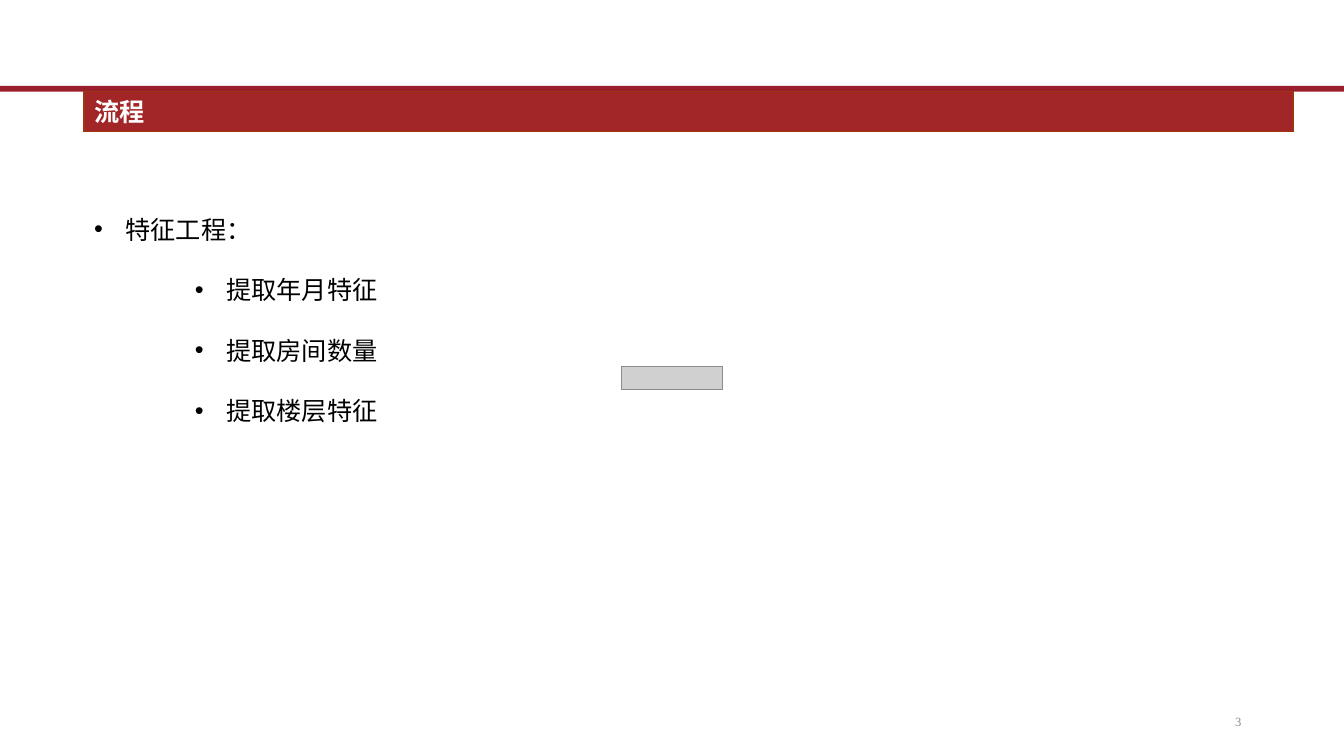
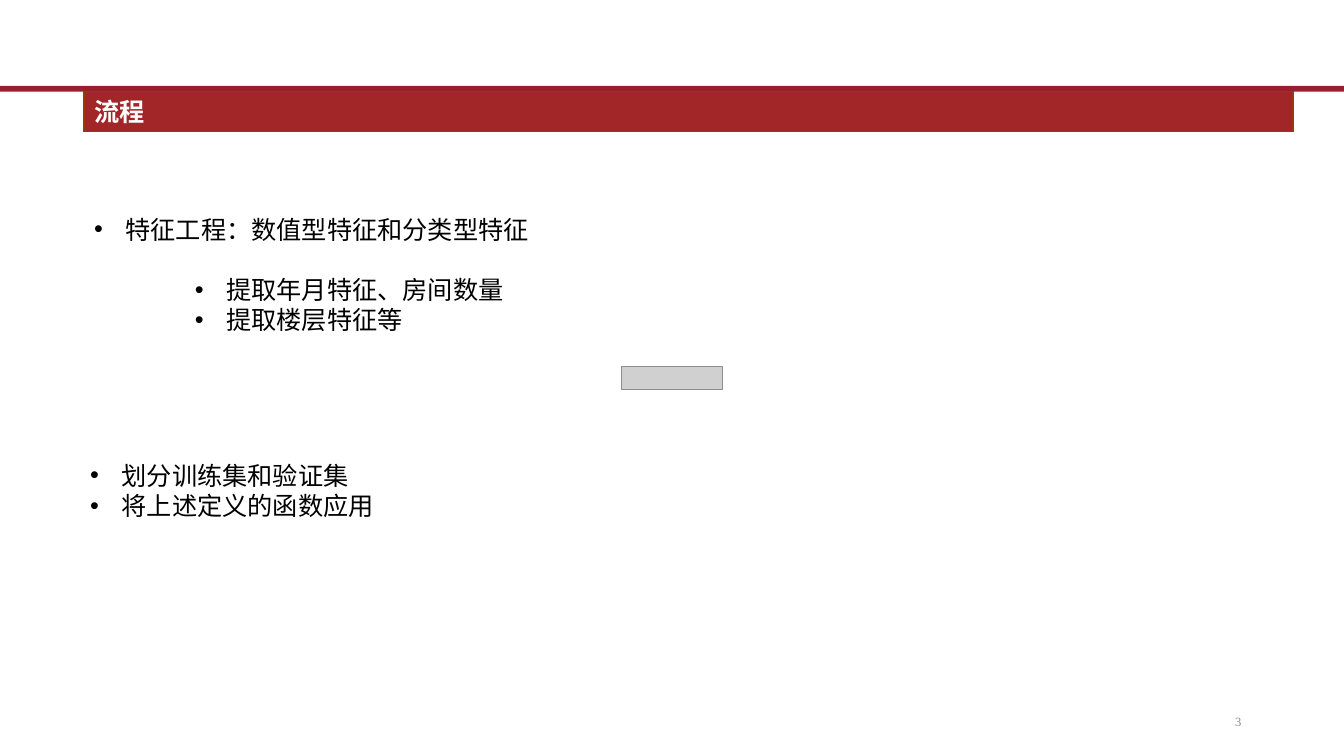
Before and after one commit to Quant-of-Renmin-University/QuantEcon2025_RUC, a slide deck: slide 3 of Homework/math/2022202625/陈尚祺+2022202625+final.pptx. Drawn at 1344x756 pixels with LibreOffice and Linux fonts; fonts in the diff are those of the drawing; grey boxes stand for pictures; background and template pictures are left out. Boxes give left, top, right and bottom in pixels: in the first picture for what was removed or moved away, otherwise in the second. Text is boxed around its words. In the diff, an @@ line names an element or a change of style, - is before the commit and + after.

```diff
--- a/Homework/math/2022202625/陈尚祺+2022202625+final.pptx
+++ b/Homework/math/2022202625/陈尚祺+2022202625+final.pptx
@@ text at [126, 217, 529, 331]: text changed @@
-• 特征工程：
-    • 提取年月特征
-    • 提取房间数量
-    • 提取楼层特征
+• 特征工程：数值型特征和分类型特征
+    • 提取年月特征、房间数量
+    • 提取楼层特征等
@@ text added at [122, 463, 374, 517], 18 pt, text #000000 @@
+    • 划分训练集和验证集
+    • 将上述定义的函数应用
```
Also in this commit, not shown: 3 other slides changed.
